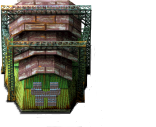
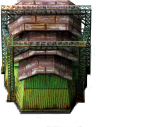
Revision of a layered 156 x 127 image; what changed, layer by layer:
removed layer "Pasted Layer" over (31, 82, 61, 106)
